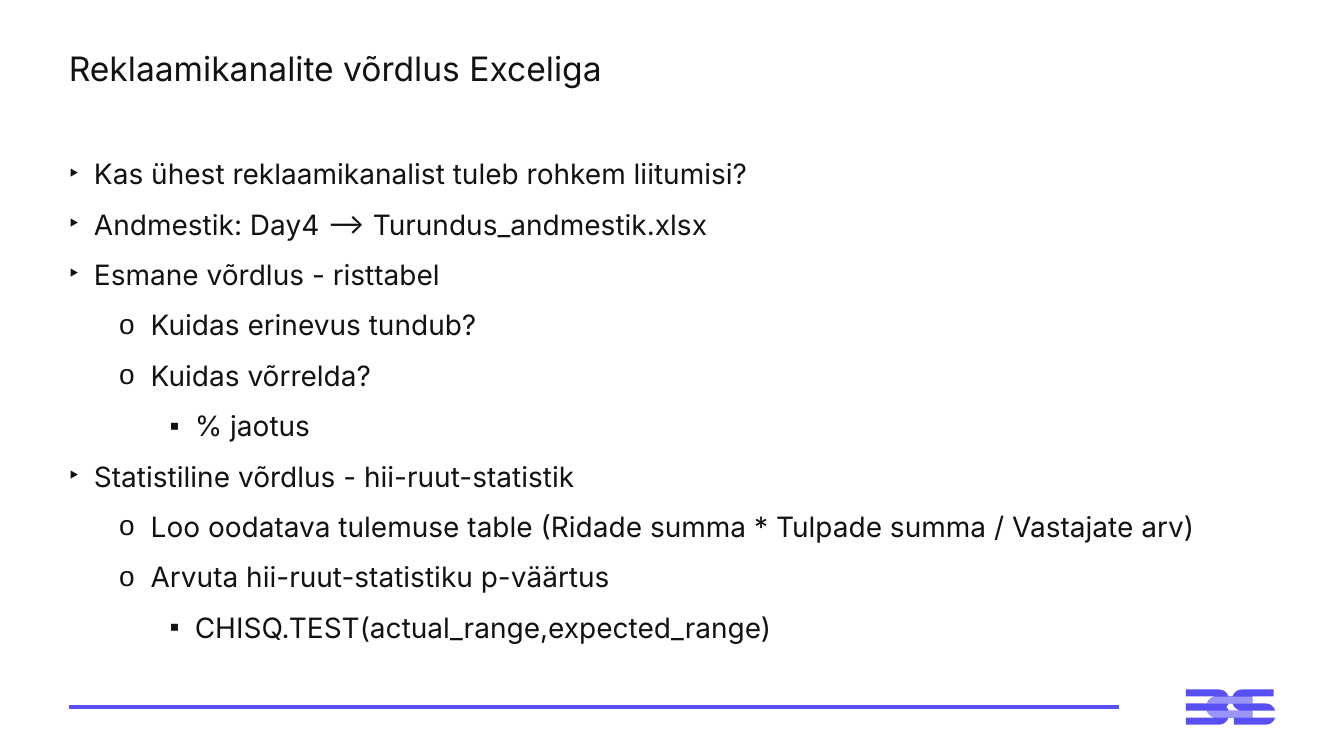
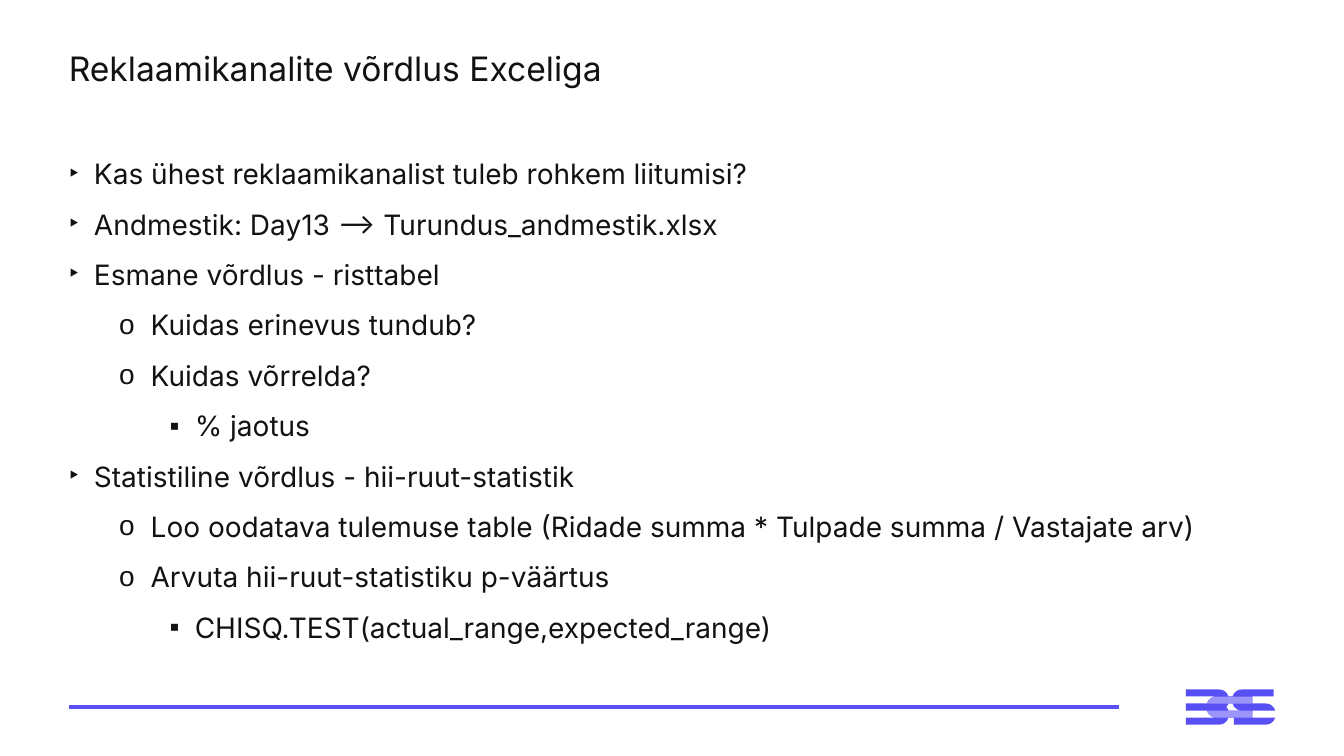
Before and after one commit to virverani/andmetarkus_2026_kevad, a slide deck: slide 22 of Day13/13-paev-andmetarkus-esitlus.pptx. Drawn at 1344x756 pixels with LibreOffice and Linux fonts; fonts in the diff are those of the drawing. Boxes give left, top, right and bottom in pixels: in the first picture for what was removed or moved away, otherwise in the second. Text is boxed around its words. In the diff, an @@ line names an element or a change of style, - is before the commit and + after.

Commit message:
PPT files updates.

```diff
--- a/Day13/13-paev-andmetarkus-esitlus.pptx
+++ b/Day13/13-paev-andmetarkus-esitlus.pptx
@@ text at (94, 214, 717, 241): text changed @@
-‣ Andmestik: Day4 --> Turundus_andmestik.xlsx
+‣ Andmestik: Day13 --> Turundus_andmestik.xlsx
```
Also in this commit, not shown: 1 other slide changed, 4 other files.
